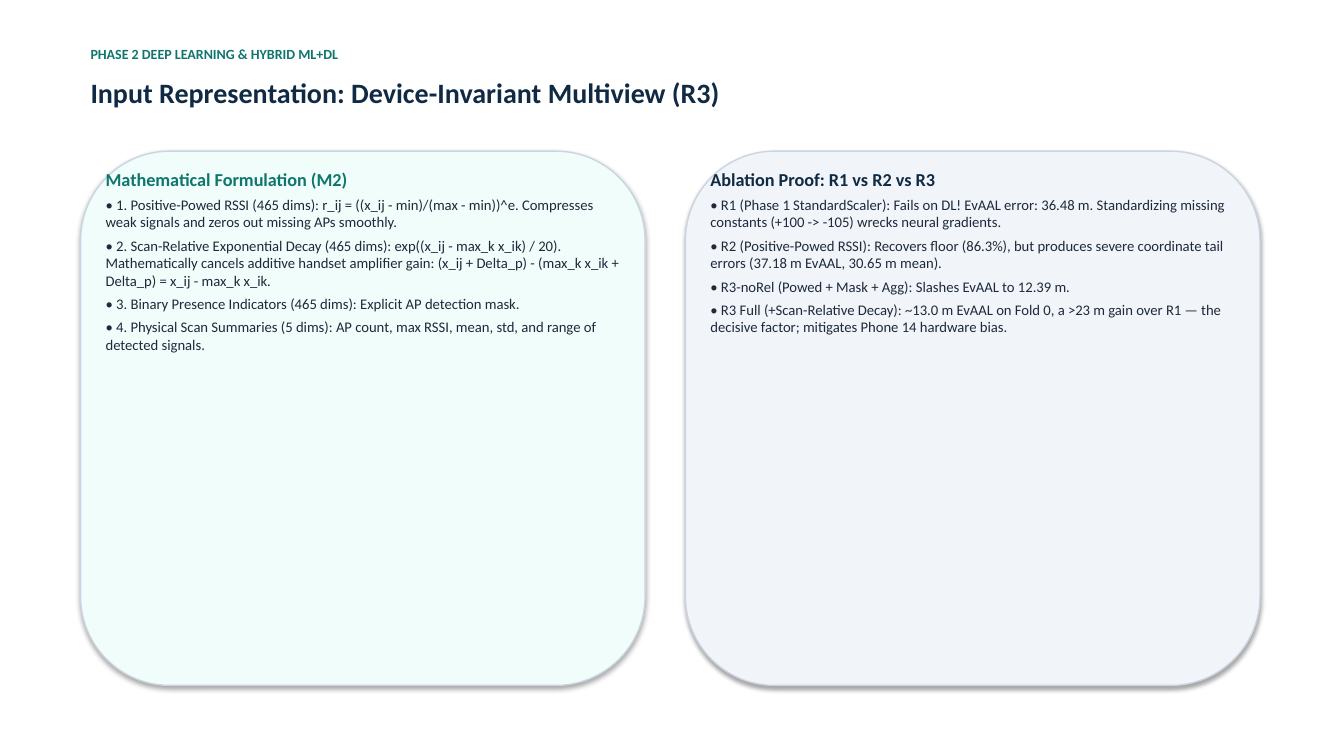
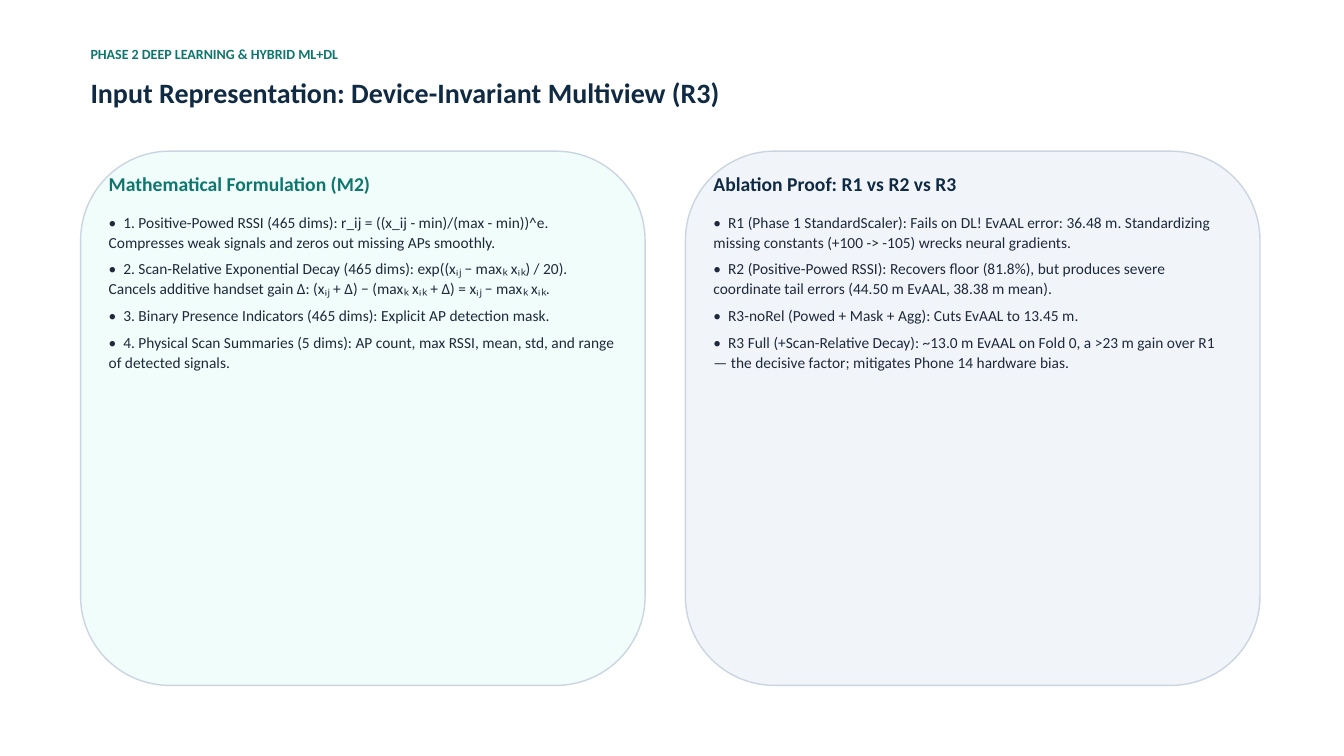
Before and after one commit to vedpawar2254/Indoor-location-prediction-using-wifi-signals, a slide deck: slide 4 of presentation/Phase2_Presentation.pptx. Drawn at 1344x756 pixels with LibreOffice and Linux fonts; fonts in the diff are those of the drawing. Boxes give left, top, right and bottom in pixels: in the first picture for what was removed or moved away, otherwise in the second. Text is boxed around its words. In the diff, an @@ line names an element or a change of style, - is before the commit and + after.

Commit message:
Rebuild architecture diagram cleanly; fix presentation overflow and stale numbers
Architecture diagram (p2_architecture_diagram.png) — full rewrite:
- Replace the hand-placed matplotlib boxes/arrows (which overlapped boxes and
  slashed a diagonal line across the figure) with a node class that exposes edge
  anchors, so every arrow now attaches border-to-border and curved edges route
  cleanly around boxes instead of through them.
- Render real math (FiLM h⊙(1+γ(p_b))+β(p_b), Kendall Σ e^-s_k L_k + ½ s_k, the
  adaptive gate) via matplotlib mathtext instead of cramped ASCII.
- Larger canvas, even lane spacing, generous padding, title clearance.

Presentation deck:
- add_card now auto-fits text to the shape (TEXT_TO_FIT_SHAPE) so long bullet
  lists no longer overflow the fixed-height cards; roomier padding and spacing.
- Widen the slide-title box and shrink long titles so headers never clip.
- Convert ASCII math in bullets to proper Unicode (γ, β, Δ, subscripts, ⊙, Σ).
- Fix stale ablation/literature numbers that were slide-local and missed earlier:
  R2 44.50/38.38 m (was 37.18/30.65), R3-noRel 13.45 m (was 12.39), SAE-MTL
  10.25/11.54 m (was 10.48/12.61), CNNLoc 22.91/24.96 m (was 24.75/27.61).

Verified by rendering the actual PPTX (via LibreOffice) slide-by-slide. Rebuilt
the deck (PPTX+PDF), the report PDF (new diagram embedded), and the notebook.

```diff
--- a/presentation/Phase2_Presentation.pptx
+++ b/presentation/Phase2_Presentation.pptx
@@ rounded rectangle at [81, 151, 645, 686]: shadow off @@
@@ text at [109, 176, 614, 371]: size 13 to 14 pt in "Mathematical Formulation (M2)"; size 10.5 to 11 pt in "• 1. Positive-Powed RSSI (465 dims): r_ij ...", "• 3. Binary Presence Indicators (465 dims): ...", "• 4. Physical Scan Summaries (5 dims): ..."; more space between paragraphs; line spacing 1 to 1.08 @@
@@ rounded rectangle at [686, 151, 1260, 686]: shadow off @@
@@ text at [713, 177, 1214, 371]: size 13 to 14 pt in "Ablation Proof: R1 vs R2 vs R3"; size 10.5 to 11 pt in "• R1 (Phase 1 StandardScaler): Fails on ...", "• R3 Full (+Scan-Relative Decay): ~13.0 m ..."; more space between paragraphs; line spacing 1 to 1.08 @@
@@ text at [109, 263, 567, 297]: text changed; size 10.5 to 11 pt @@
-• 2. Scan-Relative Exponential Decay (465 dims): exp((x_ij - max_k x_ik) / 20). Mathematically cancels additive handset amplifier gain: (x_ij + Delta_p) - (max_k x_ik + Delta_p) = x_ij - max_k x_ik.
+• 2. Scan-Relative Exponential Decay (465 dims): exp((xᵢⱼ − maxₖ xᵢₖ) / 20). Cancels additive handset gain Δ: (xᵢⱼ + Δ) − (maxₖ xᵢₖ + Δ) = xᵢⱼ − maxₖ xᵢₖ.
@@ text at [713, 263, 1165, 324]: text changed; size 10.5 to 11 pt @@
-• R2 (Positive-Powed RSSI): Recovers floor (86.3%), but produces severe coordinate tail errors (37.18 m EvAAL, 30.65 m mean).
-• R3-noRel (Powed + Mask + Agg): Slashes EvAAL to 12.39 m.
+• R2 (Positive-Powed RSSI): Recovers floor (81.8%), but produces severe coordinate tail errors (44.50 m EvAAL, 38.38 m mean).
+• R3-noRel (Powed + Mask + Agg): Cuts EvAAL to 13.45 m.
```
Also in this commit, not shown: 9 other slides changed, 7 other files.
